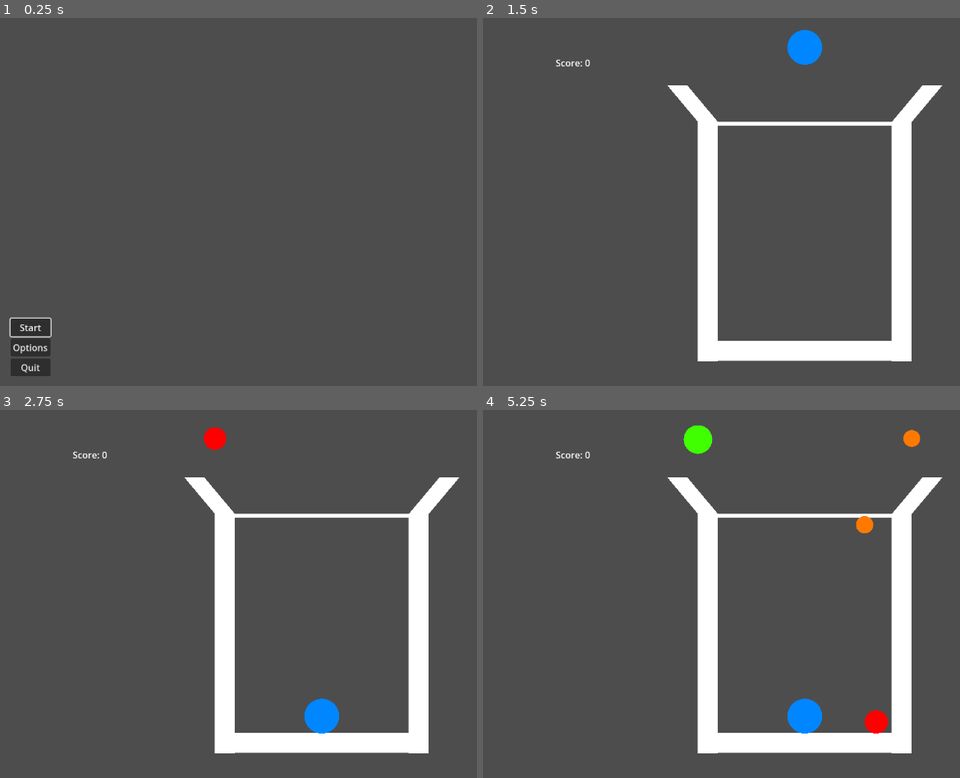
Above: before the commit, frames 1-4 (two rows, left to right).
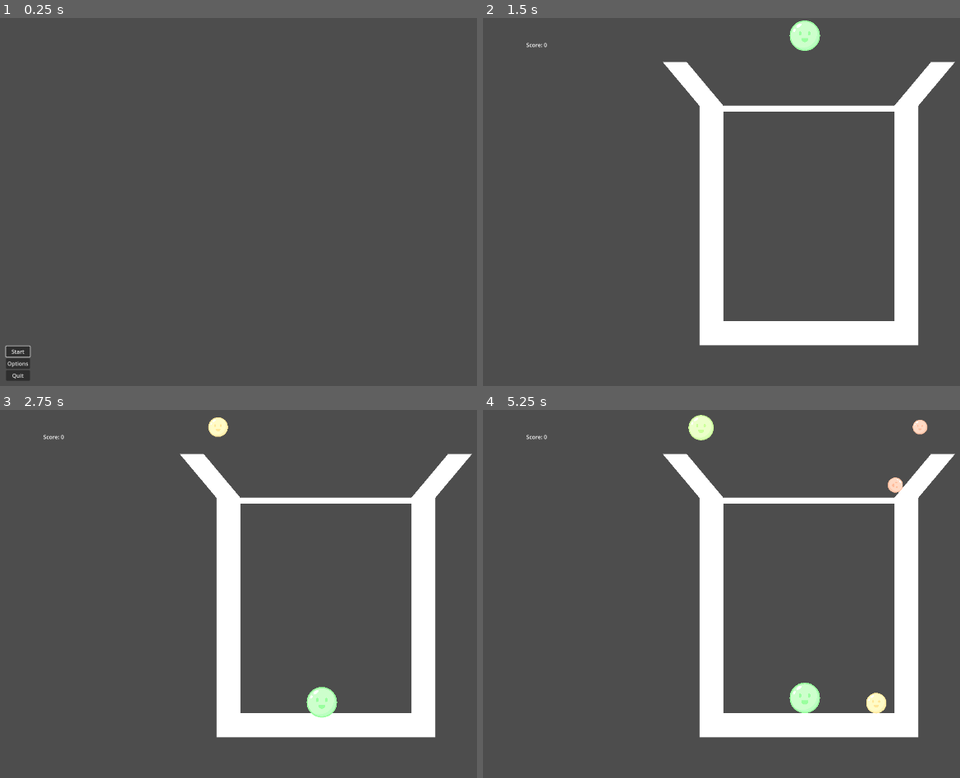
Above: after the commit, the same moments.

Repository: NickParamore/Merge-Game
Game: Godot game, scene res://menu.tscn
Two runs of this game, one before a commit and one after it. Both use one fixed random seed, a clock stepped at 60 frames per second and the inputs below.
Inputs (mouse positions are in pixels of both pictures, inside the frame that each line leads up to):
- Up to frame 1 (0.25 s): no input
- Up to frame 2 (1.5 s): click "Start" at 0.5 s; tap Enter at 1.25 s; move the mouse to (802, 176) at 1.27 s; click (802, 176) at 1.42 s
- Up to frame 3 (2.75 s): move the mouse to (195, 612) at 2.02 s; click (195, 612) at 2.17 s
- Up to frame 4 (5.25 s): move the mouse to (874, 513) at 2.77 s; click (874, 513) at 2.92 s; move the mouse to (778, 667) at 3.52 s; click (778, 667) at 3.67 s; move the mouse to (outside the picture) at 4.27 s; click (outside the picture) at 4.42 s; move the mouse to (611, 538) at 5.02 s; click (611, 538) at 5.17 s

The runs differ from the first frame. In frame 1, 1.2% of the frame differs, in the area x 1-11%, y 81-99%; in frame 2, 9.7%; in frame 3, 9.8%; in frame 4, 11%, in the area x 9-99%, y 1-94%.

Commit message:
sounds,sprites, and resolution

Diff:
--- a/main.tscn
+++ b/main.tscn
@@ -1,38 +1,40 @@
-[gd_scene load_steps=15 format=3 uid="uid://cfj577ua1or27"]
+[gd_scene load_steps=17 format=3 uid="uid://cfj577ua1or27"]
 
 [ext_resource type="Script" path="res://scripts/main.gd" id="1_qy11b"]
 [ext_resource type="Script" path="res://Area2D.gd" id="2_1n4sn"]
 [ext_resource type="PackedScene" uid="uid://sx3w211amwn4" path="res://pause_menu.tscn" id="2_r6ejk"]
+[ext_resource type="AudioStream" uid="uid://duqcss3dyrb0q" path="res://assets/bubbleDrop.wav" id="4_cpqup"]
+[ext_resource type="AudioStream" uid="uid://bsxcxe3q2ubkc" path="res://assets/bubbleMerge.mp3" id="5_krhbo"]
 
 [sub_resource type="RectangleShape2D" id="RectangleShape2D_1ca67"]
-size = Vector2(35, 419)
+size = Vector2(70, 700)
 
 [sub_resource type="CanvasTexture" id="CanvasTexture_n5jfm"]
 
 [sub_resource type="RectangleShape2D" id="RectangleShape2D_5ia48"]
-size = Vector2(35, 306)
+size = Vector2(70, 500)
 
 [sub_resource type="SegmentShape2D" id="SegmentShape2D_tj2i8"]
-a = Vector2(15.8512, -41.773)
-b = Vector2(16.1488, 41.773)
+a = Vector2(33.8633, -82.2407)
+b = Vector2(34.2976, 83.5461)
 
 [sub_resource type="CanvasTexture" id="CanvasTexture_lt7j8"]
 
 [sub_resource type="SegmentShape2D" id="SegmentShape2D_qk2gr"]
-a = Vector2(-15.8512, -41.773)
-b = Vector2(-16.1488, 41.773)
+a = Vector2(-33.8633, -82.2407)
+b = Vector2(-34.2975, 83.5461)
 
 [sub_resource type="LabelSettings" id="LabelSettings_iawhg"]
 
 [sub_resource type="LabelSettings" id="LabelSettings_xeyjn"]
 
 [sub_resource type="RectangleShape2D" id="RectangleShape2D_i44ma"]
-size = Vector2(306, 7)
+size = Vector2(500, 18)
 
 [sub_resource type="CanvasTexture" id="CanvasTexture_5cp4r"]
 
 [sub_resource type="RectangleShape2D" id="RectangleShape2D_v5vui"]
-size = Vector2(375, 647)
+size = Vector2(640, 1080)
 
 [node name="Node2D" type="Node2D"]
 script = ExtResource("1_qy11b")
@@ -40,48 +42,48 @@
 [node name="CanvasLayer" type="CanvasLayer" parent="."]
 
 [node name="PauseMenu" parent="CanvasLayer" instance=ExtResource("2_r6ejk")]
-offset_left = 1.0
-offset_top = 1.0
+offset_right = -1.0
+offset_bottom = -1.0
 
 [node name="Wall" type="StaticBody2D" parent="."]
-position = Vector2(81, 348)
+position = Vector2(345, 745)
 
 [node name="CollisionShape2D" type="CollisionShape2D" parent="Wall"]
-position = Vector2(315, 44)
+position = Vector2(325, -139)
 shape = SubResource("RectangleShape2D_1ca67")
 
 [node name="Sprite2D" type="Sprite2D" parent="Wall/CollisionShape2D"]
-position = Vector2(1.23978e-05, -3.57628e-06)
-scale = Vector2(35, 420)
+position = Vector2(2.09808e-05, -5.29289e-05)
+scale = Vector2(70, 700)
 texture = SubResource("CanvasTexture_n5jfm")
 
 [node name="Wall2" type="StaticBody2D" parent="."]
-position = Vector2(-43, 317)
+position = Vector2(461, 531)
 
 [node name="CollisionShape2D" type="CollisionShape2D" parent="Wall2"]
 position = Vector2(779, 74.75)
 shape = SubResource("RectangleShape2D_1ca67")
 
 [node name="Sprite2D" type="Sprite2D" parent="Wall2/CollisionShape2D"]
-position = Vector2(1.23978e-05, 0.25)
-scale = Vector2(35, 420)
+position = Vector2(3.24249e-05, 0.249981)
+scale = Vector2(70, 700)
 texture = SubResource("CanvasTexture_n5jfm")
 
 [node name="Floor" type="StaticBody2D" parent="."]
-position = Vector2(-43, 317)
+position = Vector2(320, 652)
 
 [node name="CollisionShape2D" type="CollisionShape2D" parent="Floor"]
-position = Vector2(609, 267)
+position = Vector2(635, 269)
 rotation = 1.5708
 shape = SubResource("RectangleShape2D_5ia48")
 
 [node name="Sprite2D" type="Sprite2D" parent="Floor/CollisionShape2D"]
-position = Vector2(1.23978e-05, -0.0169629)
-scale = Vector2(35, 306.012)
+position = Vector2(-0.0461254, 0.0484895)
+scale = Vector2(69.9706, 500.013)
 texture = SubResource("CanvasTexture_n5jfm")
 
 [node name="Ramp" type="StaticBody2D" parent="."]
-position = Vector2(388, 115)
+position = Vector2(635, 157)
 
 [node name="CollisionShape2D" type="CollisionShape2D" parent="Ramp"]
 position = Vector2(-19, 35)
@@ -90,11 +92,11 @@
 
 [node name="Sprite2D" type="Sprite2D" parent="Ramp/CollisionShape2D"]
 position = Vector2(-5.00679e-06, 0.25)
-scale = Vector2(35, 83.5)
+scale = Vector2(70, 167)
 texture = SubResource("CanvasTexture_lt7j8")
 
 [node name="Ramp2" type="StaticBody2D" parent="."]
-position = Vector2(728, 113)
+position = Vector2(1259, 155)
 
 [node name="CollisionShape2D" type="CollisionShape2D" parent="Ramp2"]
 position = Vector2(35, 37)
@@ -103,7 +105,7 @@
 
 [node name="Sprite2D" type="Sprite2D" parent="Ramp2/CollisionShape2D"]
 position = Vector2(-5.00679e-06, 0.25)
-scale = Vector2(35, 83.5)
+scale = Vector2(70, 167)
 texture = SubResource("CanvasTexture_lt7j8")
 
 [node name="PreviewSprite" type="Sprite2D" parent="."]
@@ -124,20 +126,29 @@
 label_settings = SubResource("LabelSettings_xeyjn")
 
 [node name="Area2D" type="Area2D" parent="."]
-position = Vector2(565, 221)
+position = Vector2(937, 310)
 script = ExtResource("2_1n4sn")
 
 [node name="CollisionShape2D" type="CollisionShape2D" parent="Area2D"]
-position = Vector2(1, -35)
+position = Vector2(18, -45)
 shape = SubResource("RectangleShape2D_i44ma")
 
 [node name="Sprite2D" type="Sprite2D" parent="Area2D"]
-position = Vector2(0.99998, -35)
-scale = Vector2(306, 7.00001)
+position = Vector2(18, -45)
+scale = Vector2(500, 18)
 texture = SubResource("CanvasTexture_5cp4r")
 
 [node name="ClickableArea" type="Area2D" parent="."]
-position = Vector2(566, 278)
+position = Vector2(960, 475)
 
 [node name="CollisionShape2D" type="CollisionShape2D" parent="ClickableArea"]
+position = Vector2(-5, 65)
 shape = SubResource("RectangleShape2D_v5vui")
+
+[node name="ballDrop" type="AudioStreamPlayer" parent="."]
+stream = ExtResource("4_cpqup")
+volume_db = -24.372
+
+[node name="ballMerge" type="AudioStreamPlayer" parent="."]
+stream = ExtResource("5_krhbo")
+volume_db = -32.996
--- a/project.godot
+++ b/project.godot
@@ -17,6 +17,8 @@
 
 [display]
 
+window/size/viewport_width=1920
+window/size/viewport_height=1080
 window/stretch/mode="viewport"
 
 [input]
--- a/scenes/ball.tscn
+++ b/scenes/ball.tscn
@@ -1,9 +1,10 @@
 [gd_scene load_steps=4 format=3 uid="uid://bms7vv3c3g4re"]
 
 [ext_resource type="Script" path="res://scripts/ball.gd" id="1_mrpmf"]
-[ext_resource type="Texture2D" uid="uid://te0gmtyvnhtt" path="res://assets/ball.png" id="2_ukebt"]
+[ext_resource type="Texture2D" uid="uid://dqt3ns2h0uln3" path="res://assets/ball.png" id="2_ukebt"]
 
 [sub_resource type="CircleShape2D" id="CircleShape2D_8c077"]
+radius = 15.0
 
 [node name="Ball" type="RigidBody2D" groups=["Ball 1"]]
 max_contacts_reported = 100
@@ -15,7 +16,8 @@
 shape = SubResource("CircleShape2D_8c077")
 
 [node name="Yellow-01" type="Sprite2D" parent="."]
-scale = Vector2(0.0509592, 0.0509592)
+position = Vector2(0, -5.96046e-08)
+scale = Vector2(0.0074394, 0.0074394)
 texture = ExtResource("2_ukebt")
 
 [connection signal="body_entered" from="." to="." method="_on_body_entered"]
--- a/scenes/ball_10.tscn
+++ b/scenes/ball_10.tscn
@@ -4,7 +4,7 @@
 [ext_resource type="Texture2D" uid="uid://dojjcjopwlmrj" path="res://assets/ball_10.png" id="2_xynvr"]
 
 [sub_resource type="CircleShape2D" id="CircleShape2D_l0yd8"]
-radius = 55.0
+radius = 82.5
 
 [node name="ball10" type="RigidBody2D" groups=["Ball 10"]]
 max_contacts_reported = 100
@@ -16,8 +16,8 @@
 shape = SubResource("CircleShape2D_l0yd8")
 
 [node name="Ball10" type="Sprite2D" parent="."]
-position = Vector2(5.96046e-08, -5.96046e-08)
-scale = Vector2(0.269559, 0.269559)
+position = Vector2(-5.96046e-08, -5.96046e-08)
+scale = Vector2(0.0410142, 0.0410142)
 texture = ExtResource("2_xynvr")
 
 [connection signal="body_entered" from="." to="." method="_on_body_entered"]
--- a/scenes/ball_11.tscn
+++ b/scenes/ball_11.tscn
@@ -4,7 +4,7 @@
 [ext_resource type="Texture2D" uid="uid://6kgjpvglk4yg" path="res://assets/ball_11.png" id="2_girrx"]
 
 [sub_resource type="CircleShape2D" id="CircleShape2D_p0hhi"]
-radius = 60.0
+radius = 90.0
 
 [node name="ball11" type="RigidBody2D" groups=["Ball 11"]]
 max_contacts_reported = 100
@@ -16,7 +16,8 @@
 shape = SubResource("CircleShape2D_p0hhi")
 
 [node name="Ball11" type="Sprite2D" parent="."]
-scale = Vector2(0.294739, 0.294739)
+position = Vector2(-4.76837e-07, -4.76837e-07)
+scale = Vector2(0.044696, 0.044696)
 texture = ExtResource("2_girrx")
 
 [connection signal="body_entered" from="." to="." method="_on_body_entered"]
--- a/scenes/ball_2.tscn
+++ b/scenes/ball_2.tscn
@@ -4,7 +4,7 @@
 [ext_resource type="Texture2D" uid="uid://cgr5b5tkl4er" path="res://assets/ball_2.png" id="2_x7m7a"]
 
 [sub_resource type="CircleShape2D" id="CircleShape2D_su0sd"]
-radius = 15.0
+radius = 22.5
 
 [node name="ball2" type="RigidBody2D" groups=["Ball 2"]]
 max_contacts_reported = 100
@@ -16,8 +16,7 @@
 shape = SubResource("CircleShape2D_su0sd")
 
 [node name="Orange-01" type="Sprite2D" parent="."]
-position = Vector2(0, -2.98023e-08)
-scale = Vector2(0.0743405, 0.0743405)
+scale = Vector2(0.0111591, 0.0111591)
 texture = ExtResource("2_x7m7a")
 
 [connection signal="body_entered" from="." to="." method="_on_body_entered"]
--- a/scenes/ball_3.tscn
+++ b/scenes/ball_3.tscn
@@ -4,7 +4,7 @@
 [ext_resource type="Texture2D" uid="uid://dk3028mkqsx5b" path="res://assets/ball_3.png" id="2_0pe4v"]
 
 [sub_resource type="CircleShape2D" id="CircleShape2D_w7yba"]
-radius = 20.0
+radius = 30.0
 
 [node name="ball3" type="RigidBody2D" groups=["Ball 3"]]
 max_contacts_reported = 100
@@ -16,8 +16,8 @@
 shape = SubResource("CircleShape2D_w7yba")
 
 [node name="Red-01" type="Sprite2D" parent="."]
-position = Vector2(1.49012e-08, -1.49012e-08)
-scale = Vector2(0.0995204, 0.0995204)
+position = Vector2(4.47035e-08, 4.47035e-08)
+scale = Vector2(0.0149723, 0.0149723)
 texture = ExtResource("2_0pe4v")
 
 [connection signal="body_entered" from="." to="." method="_on_body_entered"]
--- a/scenes/ball_4.tscn
+++ b/scenes/ball_4.tscn
@@ -4,7 +4,7 @@
 [ext_resource type="Texture2D" uid="uid://b7c1r60g3bk2b" path="res://assets/ball_4.png" id="2_m511m"]
 
 [sub_resource type="CircleShape2D" id="CircleShape2D_a1w5e"]
-radius = 25.0
+radius = 37.5
 
 [node name="ball4" type="RigidBody2D" groups=["Ball 4"]]
 max_contacts_reported = 100
@@ -16,7 +16,7 @@
 shape = SubResource("CircleShape2D_a1w5e")
 
 [node name="Green-01" type="Sprite2D" parent="."]
-scale = Vector2(0.122302, 0.122302)
+scale = Vector2(0.0185245, 0.0185245)
 texture = ExtResource("2_m511m")
 
 [connection signal="body_entered" from="." to="." method="_on_body_entered"]
--- a/scenes/ball_5.tscn
+++ b/scenes/ball_5.tscn
@@ -1,23 +1,26 @@
 [gd_scene load_steps=4 format=3 uid="uid://cx3sq42x26lco"]
 
 [ext_resource type="Script" path="res://scripts/ball.gd" id="1_0ae7l"]
-[ext_resource type="Texture2D" uid="uid://c0ad6215hywid" path="res://assets/ball_5.png" id="2_a3fiw"]
+[ext_resource type="Texture2D" uid="uid://bee7kpfp5ynva" path="res://assets/ball_5.png" id="2_a3fiw"]
 
 [sub_resource type="CircleShape2D" id="CircleShape2D_7ejdt"]
-radius = 30.0
+radius = 45.0
 
 [node name="ball5" type="RigidBody2D" groups=["Ball 5"]]
+texture_filter = 1
 max_contacts_reported = 100
 contact_monitor = true
 script = ExtResource("1_0ae7l")
 ball_type = "Ball 5"
 
 [node name="CollisionShape2D" type="CollisionShape2D" parent="."]
+texture_filter = 1
 shape = SubResource("CircleShape2D_7ejdt")
 
-[node name="Blue-01" type="Sprite2D" parent="."]
-position = Vector2(1.69492e-07, -0.0624986)
-scale = Vector2(0.148681, 0.148681)
+[node name="Pink-01" type="Sprite2D" parent="."]
+texture_filter = 1
+position = Vector2(-1.90735e-06, -1.90735e-06)
+scale = Vector2(0.0223632, 0.0223632)
 texture = ExtResource("2_a3fiw")
 
 [connection signal="body_entered" from="." to="." method="_on_body_entered"]
--- a/scenes/ball_6.tscn
+++ b/scenes/ball_6.tscn
@@ -4,7 +4,7 @@
 [ext_resource type="Texture2D" uid="uid://byqugvuvime8y" path="res://assets/ball_6.png" id="2_wybyl"]
 
 [sub_resource type="CircleShape2D" id="CircleShape2D_m0vul"]
-radius = 35.0
+radius = 52.5
 
 [node name="ball6" type="RigidBody2D" groups=["Ball 6"]]
 max_contacts_reported = 100
@@ -16,7 +16,7 @@
 shape = SubResource("CircleShape2D_m0vul")
 
 [node name="Purple-01" type="Sprite2D" parent="."]
-scale = Vector2(0.171463, 0.171463)
+scale = Vector2(0.0261229, 0.0261229)
 texture = ExtResource("2_wybyl")
 
 [connection signal="body_entered" from="." to="." method="_on_body_entered"]
--- a/scenes/ball_7.tscn
+++ b/scenes/ball_7.tscn
@@ -4,7 +4,7 @@
 [ext_resource type="Texture2D" uid="uid://d1gnqp60orqcw" path="res://assets/ball_7.png" id="2_ijjue"]
 
 [sub_resource type="CircleShape2D" id="CircleShape2D_oo5xr"]
-radius = 40.0
+radius = 60.0
 
 [node name="ball7" type="RigidBody2D" groups=["Ball 7"]]
 max_contacts_reported = 100
@@ -16,8 +16,7 @@
 shape = SubResource("CircleShape2D_oo5xr")
 
 [node name="Pink-01" type="Sprite2D" parent="."]
-position = Vector2(0.117187, -0.117187)
-scale = Vector2(0.196081, 0.196081)
+scale = Vector2(0.0296325, 0.0296325)
 texture = ExtResource("2_ijjue")
 
 [connection signal="body_entered" from="." to="." method="_on_body_entered"]
--- a/scenes/ball_8.tscn
+++ b/scenes/ball_8.tscn
@@ -4,7 +4,7 @@
 [ext_resource type="Texture2D" uid="uid://be4g4b0h155b6" path="res://assets/ball_8.png" id="2_8rf4p"]
 
 [sub_resource type="CircleShape2D" id="CircleShape2D_g65vl"]
-radius = 45.0
+radius = 67.5
 
 [node name="ball8" type="RigidBody2D" groups=["Ball 8"]]
 max_contacts_reported = 100
@@ -16,8 +16,7 @@
 shape = SubResource("CircleShape2D_g65vl")
 
 [node name="Ball8" type="Sprite2D" parent="."]
-position = Vector2(0.0156299, -0.0156298)
-scale = Vector2(0.220549, 0.220549)
+scale = Vector2(0.0337098, 0.0337098)
 texture = ExtResource("2_8rf4p")
 
 [connection signal="body_entered" from="." to="." method="_on_body_entered"]
--- a/scenes/ball_9.tscn
+++ b/scenes/ball_9.tscn
@@ -4,7 +4,7 @@
 [ext_resource type="Texture2D" uid="uid://fctah66rvrrt" path="res://assets/ball_9.png" id="2_pofpt"]
 
 [sub_resource type="CircleShape2D" id="CircleShape2D_5tso4"]
-radius = 50.0
+radius = 75.0
 
 [node name="ball9" type="RigidBody2D" groups=["Ball 9"]]
 max_contacts_reported = 100
@@ -16,7 +16,7 @@
 shape = SubResource("CircleShape2D_5tso4")
 
 [node name="Ball9" type="Sprite2D" parent="."]
-scale = Vector2(0.24393, 0.24393)
+scale = Vector2(0.037227, 0.037227)
 texture = ExtResource("2_pofpt")
 
 [connection signal="body_entered" from="." to="." method="_on_body_entered"]
--- a/scripts/main.gd
+++ b/scripts/main.gd
@@ -9,6 +9,7 @@
 	{"texture": preload("res://assets/ball_5.png"), "scene": preload("res://scenes/ball_5.tscn")}
 ]
 
+var dropSound = preload("res://assets/bubbleDrop.wav")
 const SAVEFILE = "user://savefile.save"
 
 var score = 0
@@ -95,6 +96,7 @@
 		best_score_label.text = "Best Score: " + str(best_score)
 
 func add_score(points):
+	$ballMerge.play()
 	score += points
 	score_label.text = "Score: " + str(score)
 
@@ -134,6 +136,7 @@
 		# Ensure ball always spawns within the defined area
 		if spawn_allowed:
 			spawn_ball(preview_sprite.position)
+			$ballDrop.play()
 		else:
 			var clamped_x = clamp(mouse_pos.x, spawn_area_left, spawn_area_right)
 			var spawn_pos = Vector2(clamped_x, fixed_spawn_y)
Binary file changed: assets/ball.png
Not shown, changed: assets/ball.png.import
Binary file changed: assets/ball_10.png
Binary file changed: assets/ball_11.png
Binary file changed: assets/ball_2.png
Binary file changed: assets/ball_3.png
Binary file changed: assets/ball_4.png
Binary file changed: assets/ball_5.png
Not shown, changed: assets/ball_5.png.import
Binary file changed: assets/ball_6.png
Binary file changed: assets/ball_7.png
Binary file changed: assets/ball_8.png
(and 6 more such lines)
